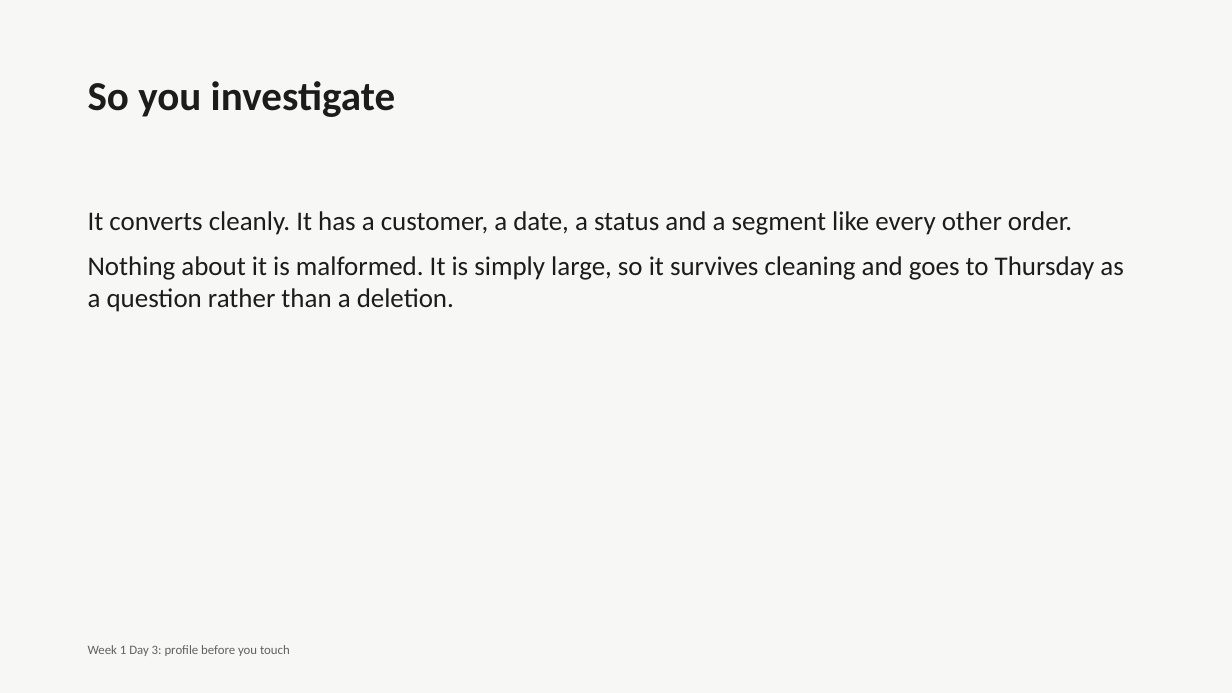
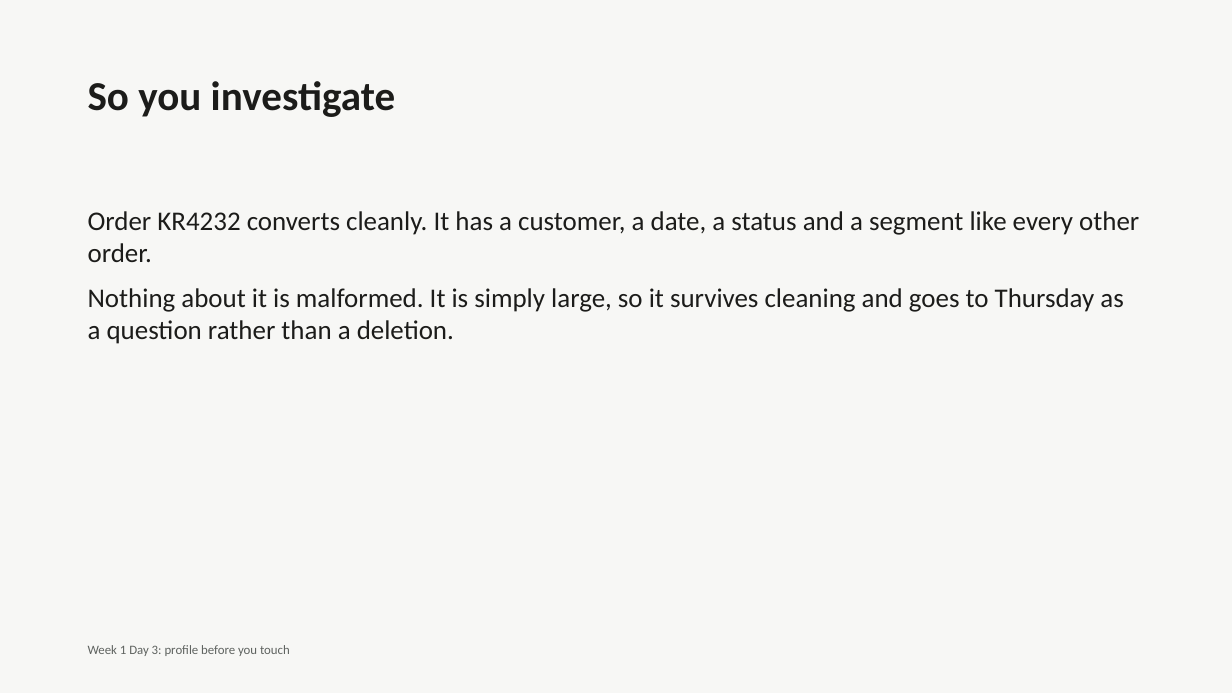
Before and after one commit to fde-academy-lab/c2-content-factory, a slide deck: slide 57 of content/W01/D3/C2_W01_D03_deck_STUDENT.pptx (slide 33 before the commit). Drawn at 1232x693 pixels with LibreOffice and Linux fonts; fonts in the diff are those of the drawing. Boxes give left, top, right and bottom in pixels: in the first picture for what was removed or moved away, otherwise in the second. Text is boxed around its words. In the diff, an @@ line names an element or a change of style, - is before the commit and + after.

```diff
--- a/content/W01/D3/C2_W01_D03_deck_STUDENT.pptx
+++ b/content/W01/D3/C2_W01_D03_deck_STUDENT.pptx
@@ text at (88, 211, 1139, 262): text changed @@
-It converts cleanly. It has a customer, a date, a status and a segment like every other order.
+Order KR4232 converts cleanly. It has a customer, a date, a status and a segment like every other order.
```
Also in this commit, not shown: 38 other slides changed, 40 slides added, 2 other files.
